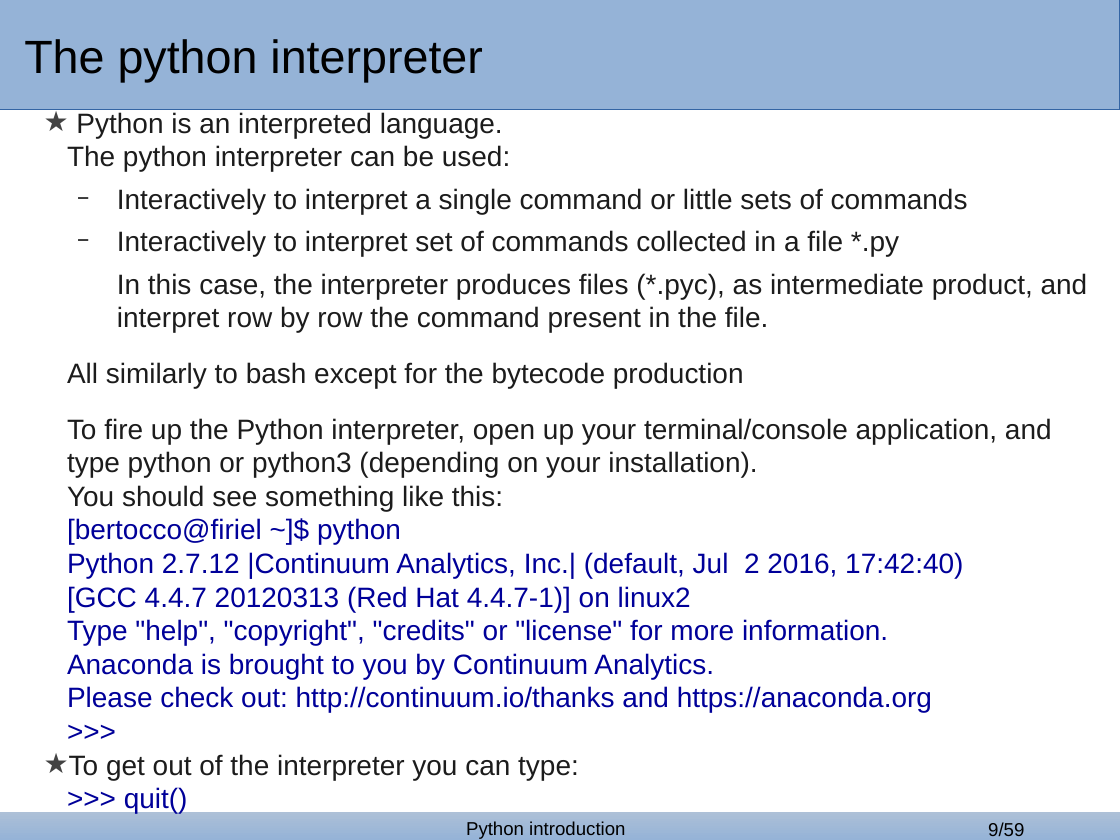
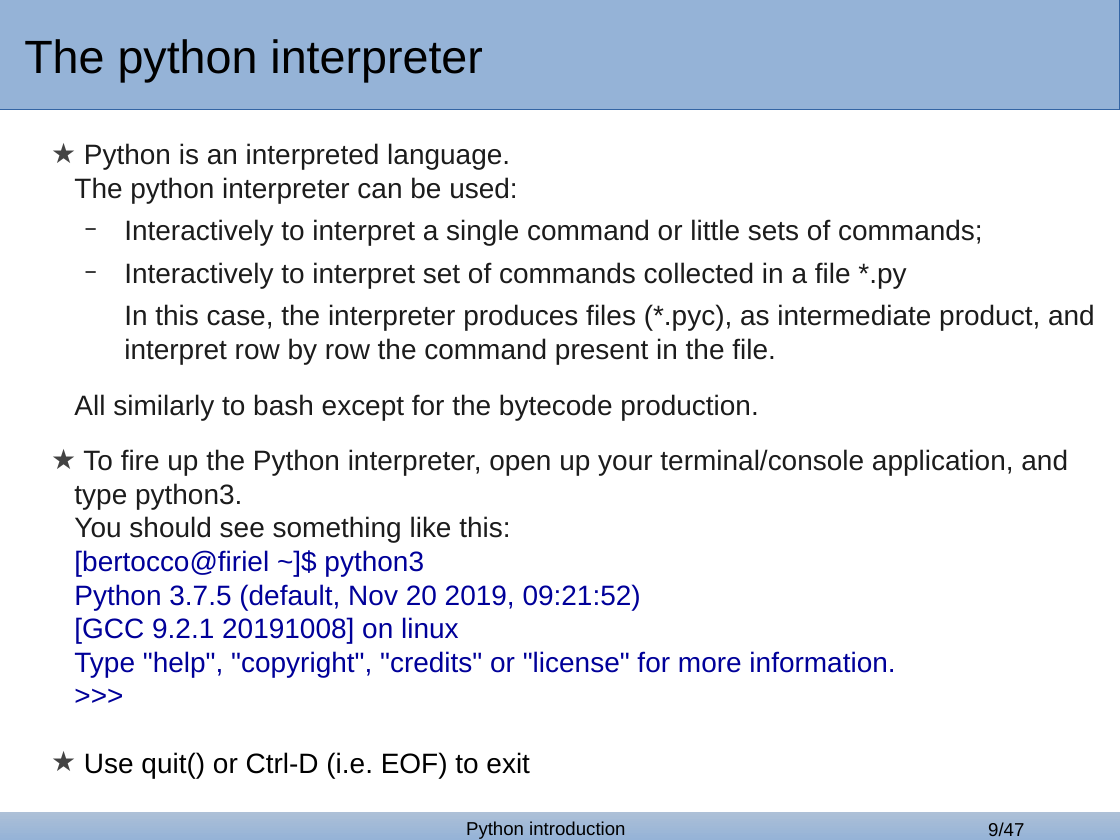
Before and after one commit to bertocco/abilita_info_units_1920, a slide deck: slide 9 of lezioni/python_lessons/python_1_covid.odp. Drawn at 1120x840 pixels with LibreOffice and Linux fonts; fonts in the diff are those of the drawing; background and template pictures are left out. Boxes give left, top, right and bottom in pixels: in the first picture for what was removed or moved away, otherwise in the second. Text is boxed around its words. In the diff, an @@ line names an element or a change of style, - is before the commit and + after.

```diff
--- a/lezioni/python_lessons/python_1_covid.odp
+++ b/lezioni/python_lessons/python_1_covid.odp
@@ text "Python is an interpreted language." moved from (x1=67, y1=112, x2=1088, y2=713) to (x1=74, y1=143, x2=1095, y2=778) @@
@@ text at (x1=124, y1=219, x2=983, y2=245): text changed @@
-  − Interactively to interpret a single command or little sets of commands
+  − Interactively to interpret a single command or little sets of commands;
@@ text at (x1=74, y1=394, x2=1068, y2=509): text changed @@
-All similarly to bash except for the bytecode production
-To fire up the Python interpreter, open up your terminal/console application, and type python or python3 (depending on your installation).
+All similarly to bash except for the bytecode production.
+★ To fire up the Python interpreter, open up your terminal/console application, and type python3.
@@ text at (x1=74, y1=550, x2=641, y2=643): text changed @@
-[bertocco@firiel ~]$ python
-Python 2.7.12 |Continuum Analytics, Inc.| (default, Jul 2 2016, 17:42:40)
-[GCC 4.4.7 20120313 (Red Hat 4.4.7-1)] on linux2
+[bertocco@firiel ~]$ python3
+Python 3.7.5 (default, Nov 20 2019, 09:21:52)
+[GCC 9.2.1 20191008] on linux
@@ text at (x1=67, y1=653, x2=932, y2=713): paragraphs removed @@
-Anaconda is brought to you by Continuum Analytics.
-Please check out: http://continuum.io/thanks and https://anaconda.org
@@ text at (x1=84, y1=752, x2=530, y2=778): text changed; text colour #1C1C1C to #000000 @@
-★ To get out of the interpreter you can type:
->>> quit()
+★ Use quit() or Ctrl-D (i.e. EOF) to exit
@@ page number at (x1=988, y1=822, x2=1024, y2=836): text changed @@
-9/59
+9/47
```
Also in this commit, not shown: 29 other slides changed, 12 slides removed.
